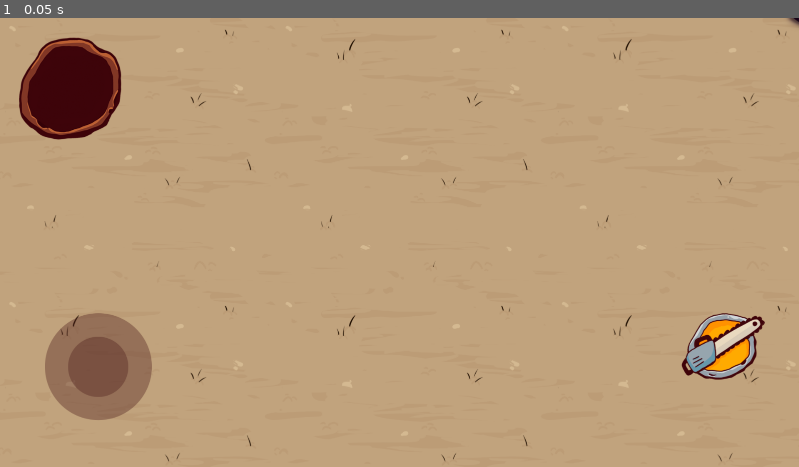
Above: before the commit, frame 1.
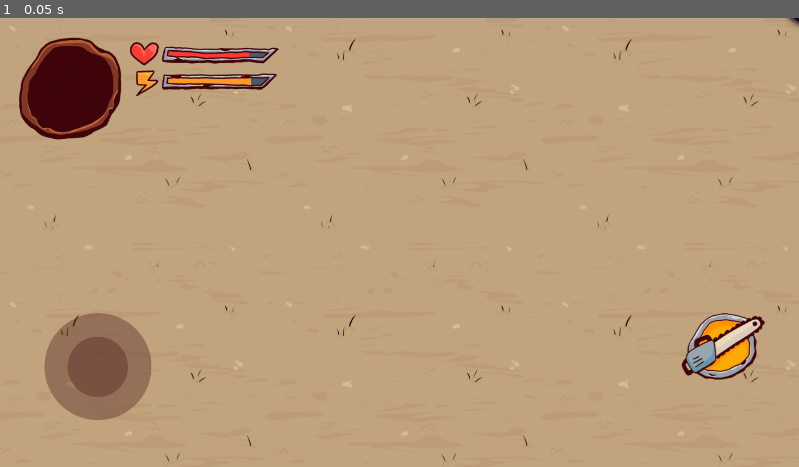
Above: after the commit, the same moment.

Repository: ezhor/Sevijam-4
Game: Godot game, scene res://Scenes/main.tscn
The game is run twice, just before and just after one commit, with the same random seed, the same clock (stepped at 60 frames per second) and the same inputs.
Inputs:
- Up to frame 1 (0.05 s): no input

The runs differ from the first frame. In frame 1, 1.2% of the frame differs, in the area x 5-35%, y 5-82%.

Commit message:
Dummy progress bars

Diff:
--- a/Scenes/main.tscn
+++ b/Scenes/main.tscn
@@ -11,7 +11,11 @@
 [ext_resource type="Texture2D" uid="uid://clg17lnxpjagd" path="res://Sprites/UI/joystik-1.png" id="9_d1ilt"]
 [ext_resource type="Texture2D" uid="uid://d26uct5vkjo1e" path="res://Sprites/UI/Attack.png" id="9_ynf5e"]
 [ext_resource type="Texture2D" uid="uid://b8tptbuxhacqn" path="res://Sprites/UI/joystik-2.png" id="10_6iyac"]
+[ext_resource type="Texture2D" uid="uid://cc2ay877dwb5f" path="res://Sprites/UI/energy-barr-1.png" id="10_k12tt"]
+[ext_resource type="Texture2D" uid="uid://dgh7buj2dqxr6" path="res://Sprites/UI/energy-barr-2.png" id="11_h1bgf"]
 [ext_resource type="Texture2D" uid="uid://tlypkr6uf25o" path="res://Sprites/UI/Attack-1.png" id="12_6iyac"]
+[ext_resource type="Texture2D" uid="uid://lbaiovu5l6cq" path="res://Sprites/UI/health-barr-1.png" id="13_jkdf5"]
+[ext_resource type="Texture2D" uid="uid://6yylo1bw28qa" path="res://Sprites/UI/health-barr-2.png" id="14_wsu2k"]
 
 [sub_resource type="TileSetAtlasSource" id="TileSetAtlasSource_8gbba"]
 texture = ExtResource("3_8gbba")
@@ -74,10 +78,30 @@
 [node name="Background" type="Sprite2D" parent="UI/Map"]
 texture = ExtResource("6_21xkr")
 
+[node name="Health Bar" type="TextureProgressBar" parent="UI"]
+offset_left = 312.0
+offset_top = 58.0
+offset_right = 760.0
+offset_bottom = 134.0
+scale = Vector2(0.8, 0.8)
+value = 80.0
+texture_under = ExtResource("13_jkdf5")
+texture_progress = ExtResource("14_wsu2k")
+
+[node name="Energy Bar" type="TextureProgressBar" parent="UI"]
+offset_left = 317.0
+offset_top = 126.0
+offset_right = 765.0
+offset_bottom = 204.0
+scale = Vector2(0.8, 0.8)
+value = 80.0
+texture_under = ExtResource("10_k12tt")
+texture_progress = ExtResource("11_h1bgf")
+
 [node name="Virtual Joystick" parent="UI" instance=ExtResource("5_kry3j")]
-offset_left = 86.0
+offset_left = 85.0
 offset_top = -391.0
-offset_right = 386.0
+offset_right = 385.0
 offset_bottom = -91.0
 
 [node name="Base" parent="UI/Virtual Joystick" index="0"]
@@ -91,7 +115,7 @@
 pivot_offset = Vector2(75, 75)
 texture = ExtResource("10_6iyac")
 
-[node name="TouchScreenButton" type="TouchScreenButton" parent="UI"]
+[node name="Attack Button" type="TouchScreenButton" parent="UI"]
 position = Vector2(1638, 710)
 texture_normal = ExtResource("9_ynf5e")
 texture_pressed = ExtResource("12_6iyac")
Not shown: 1 places in Scenes/main.tscn that only renumber resources
Binary file added: Sprites/UI/energy-barr-1.png
Not shown, added: Sprites/UI/energy-barr-1.png.import
Binary file added: Sprites/UI/energy-barr-2.png
Not shown, added: Sprites/UI/energy-barr-2.png.import
Binary file added: Sprites/UI/health-barr-1.png
Not shown, added: Sprites/UI/health-barr-1.png.import
Binary file added: Sprites/UI/health-barr-2.png
Not shown, added: Sprites/UI/health-barr-2.png.import
